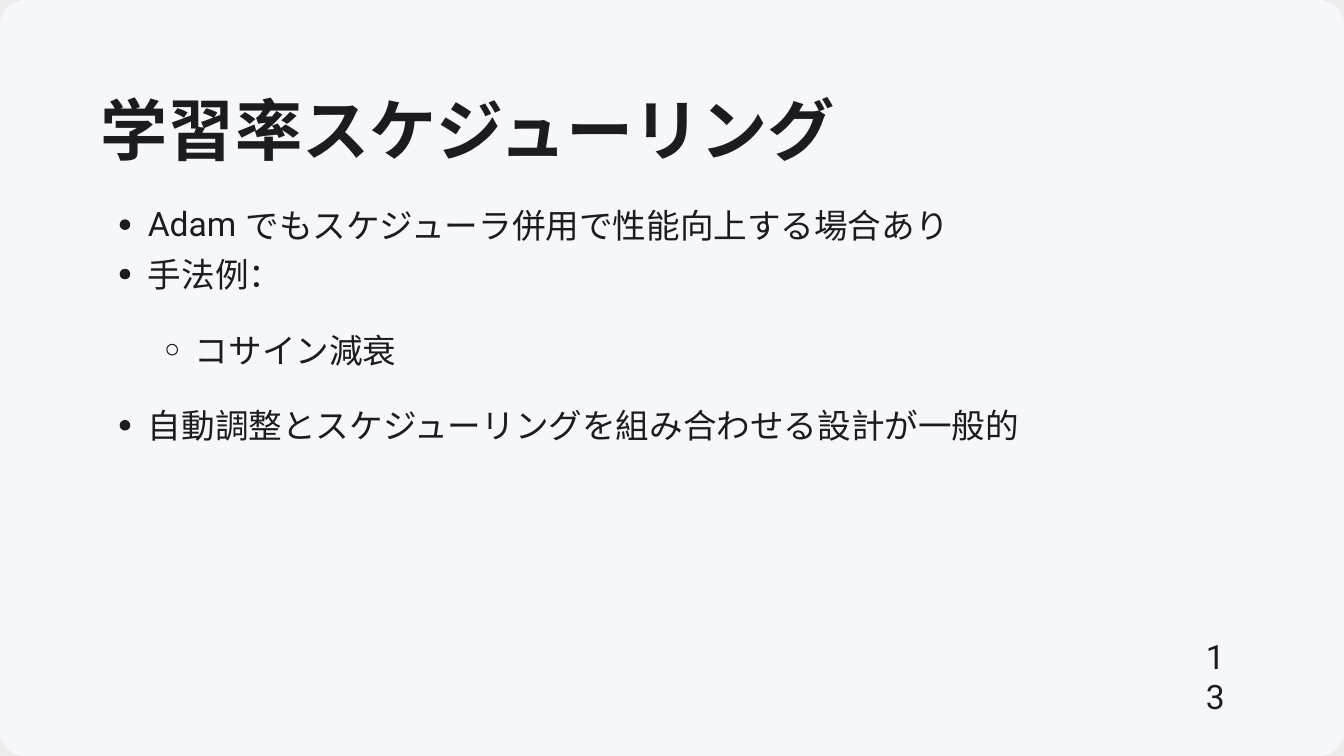
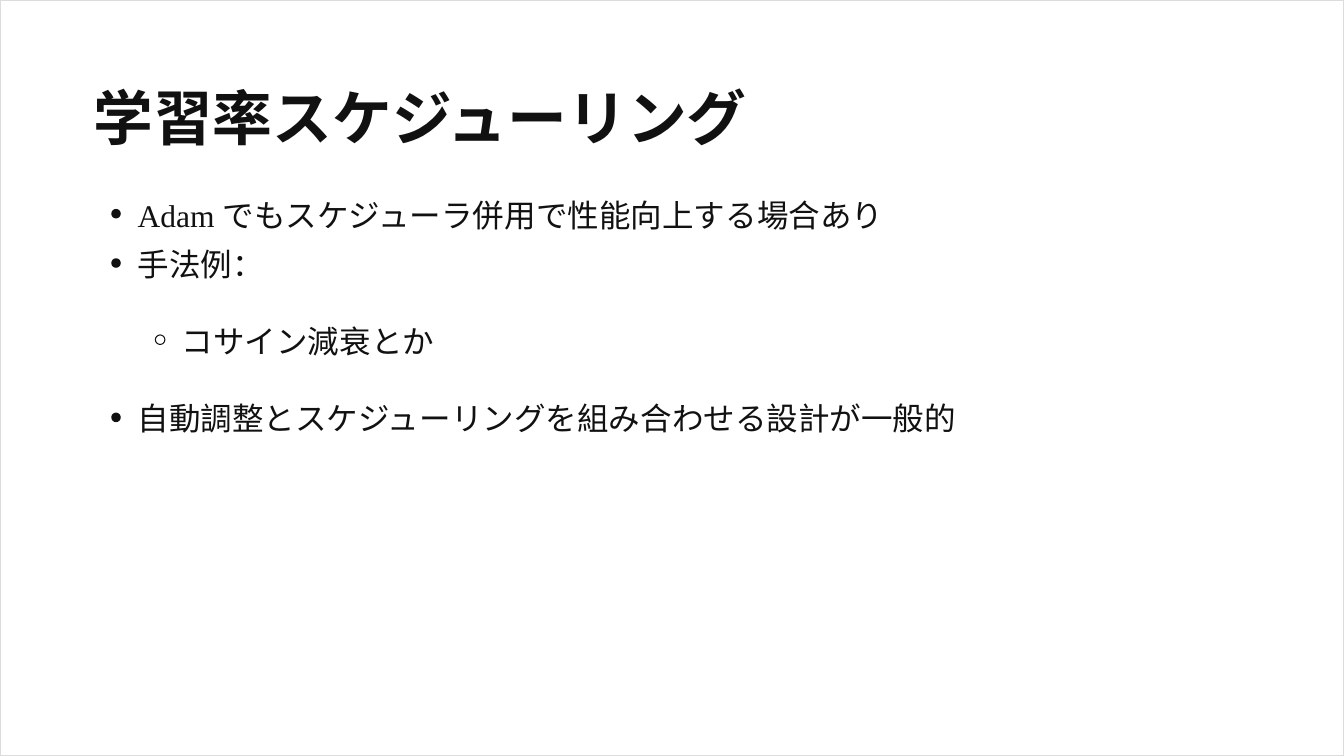
Before and after one commit to frinfo702/slides, a slide deck: slide 15 of nishikawa-lab/pptx/20251010_presentation.pptx (slide 13 before the commit). Drawn at 1344x756 pixels with LibreOffice and Linux fonts; fonts in the diff are those of the drawing; background and template pictures are left out. Boxes give left, top, right and bottom in pixels: in the first picture for what was removed or moved away, otherwise in the second. Text is boxed around its words. In the diff, an @@ line names an element or a change of style, - is before the commit and + after.

Commit message:
Add arxiv_plain theme for Marp and update presentation settings to use the new theme; disable pagination in the presentation file.

```diff
--- a/nishikawa-lab/pptx/20251010_presentation.pptx
+++ b/nishikawa-lab/pptx/20251010_presentation.pptx
@@ freeform shape removed at (0,0,1344,756) @@
@@ freeform shape at (1,1,1344,756): fill #11111A at 8% opacity to none; outline none to #DCDCDC 0.74 pt; outline redrawn @@
@@ text "学習率スケジューリング": place and size @@
-text "学習率スケジューリング" at (101,97,835,161)
+text "学習率スケジューリング" at (93,88,746,146)
@@ text "学習率スケジューリング" at (93,88,746,146): size 48 to 42.7 pt, text colour #1C1C1E to #111111 @@
@@ fill #1C1C1E to #111111 in 3 elements at (111,412,120,421), (111,258,120,267), (111,209,120,218) @@
@@ text at (138,200,884,230): text changed; size 24 to 22.5 pt; text colour #1C1C1E to #111111 @@
-でもスケジューラ併⽤で性能向上する場合あり
+Adam でもスケジューラ併用で性能向上する場合あり
@@ text removed at (148,210,237,237) @@
-Adam
@@ text at (138,249,264,279): text changed; size 24 to 22.5 pt; text colour #1C1C1E to #111111 @@
-⼿法例：
+手法例：
@@ text at (182,326,434,356): text changed; size 24 to 22.5 pt; text colour #1C1C1E to #111111 @@
-コサイン減衰
+コサイン減衰とか
@@ 4 freeform shapes: place and size @@
-4 freeform shapes at (120,220,177,431)
+4 freeform shapes at (111,209,164,421)
@@ freeform shape at (155,335,164,344): outline #1C1C1E 0.74 pt to #111111 0.74 pt @@
@@ text at (138,403,956,433): text changed; size 24 to 22.5 pt; text colour #1C1C1E to #111111 @@
-⾃動調整とスケジューリングを組み合わせる設計が⼀般的
+自動調整とスケジューリングを組み合わせる設計が一般的
@@ text removed at (1206,636,1243,676) @@
-13
```
Also in this commit, not shown: 14 other slides changed, 10 slides added, 1 slide removed, 2 other files.
